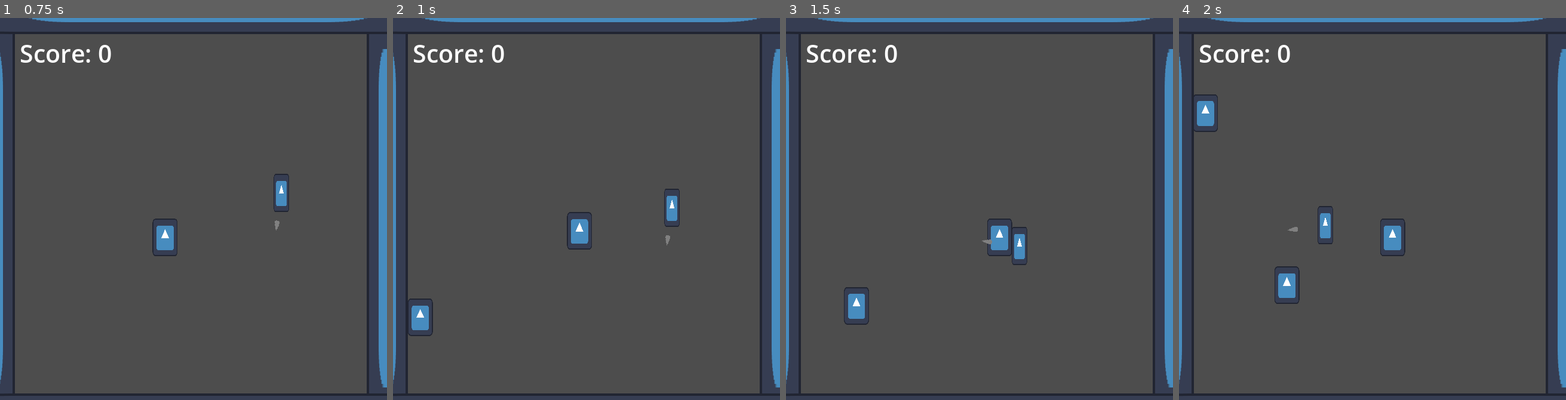
Above: before the commit, frames 1-4 (left to right).
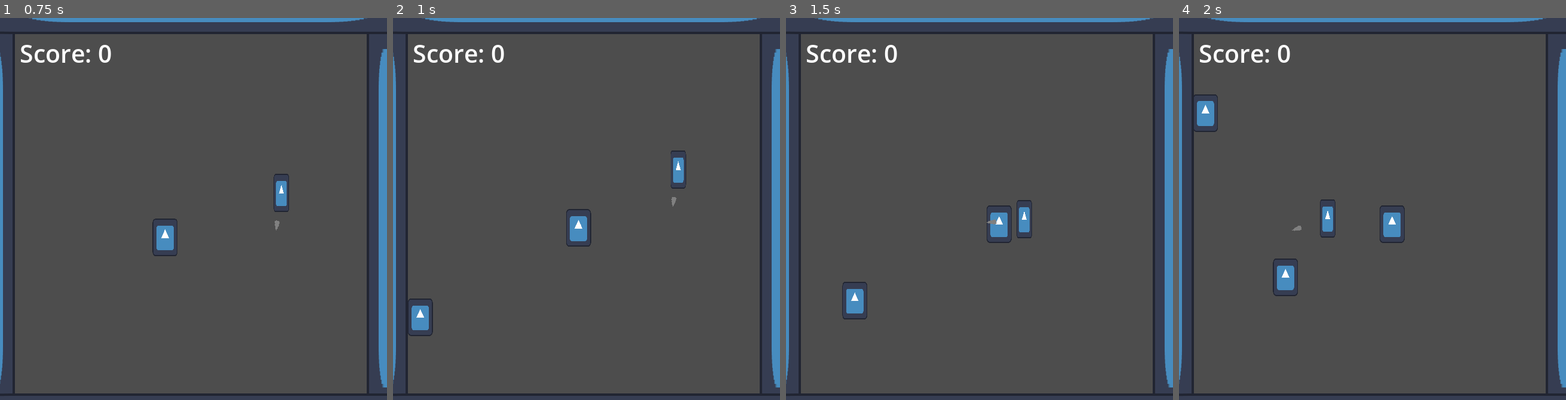
Above: after the commit, the same moments.

Repository: nicanor-jay/Godot-jo_of_Death
Game: Godot game, scene res://main.tscn
Same seed, same stepped clock (60 frames per second), same inputs: the game is played once before the commit and once after it. The engine's default icon, where the game draws it, is replaced by a stand-in: a white triangle on a blue panel in a dark square.
Inputs (mouse positions are in pixels of both pictures, inside the frame that each line leads up to):
- Up to frame 1 (0.75 s): move the mouse to (267, 285) at 0.52 s; click (267, 285) at 0.6 s
- Up to frame 2 (1 s): no input
- Up to frame 3 (1.5 s): move the mouse to (902, 231) at 1.27 s; click (902, 231) at 1.35 s
- Up to frame 4 (2 s): no input

Frame 1 is identical in both runs. In frame 2, 0.7% of the frame differs, in the area x 44-76%, y 34-61%; in frame 3, 1.2%, in the area x 14-64%, y 47-81%; in frame 4, 1.1%.

Commit message:
added recovery after attacks

Diff:
--- a/main.tscn
+++ b/main.tscn
@@ -90,11 +90,15 @@
 shape = SubResource("CircleShape2D_n2hib")
 
 [node name="AttackCooldown" type="Timer" parent="Player"]
-wait_time = 0.5
+wait_time = 0.2
 one_shot = true
 
 [node name="AttackDuration" type="Timer" parent="Player"]
 wait_time = 0.15
+one_shot = true
+
+[node name="AttackRecovery" type="Timer" parent="Player"]
+wait_time = 0.1
 one_shot = true
 
 [node name="MouseDeadZone" type="Area2D" parent="Player"]
@@ -161,6 +165,7 @@
 
 [connection signal="timeout" from="Player/AttackCooldown" to="Player" method="_on_attack_cooldown_timeout"]
 [connection signal="timeout" from="Player/AttackDuration" to="Player" method="_on_attack_duration_timeout"]
+[connection signal="timeout" from="Player/AttackRecovery" to="Player" method="_on_attack_recovery_timeout"]
 [connection signal="mouse_entered" from="Player/MouseDeadZone" to="Player" method="_on_mouse_dead_zone_mouse_entered"]
 [connection signal="mouse_exited" from="Player/MouseDeadZone" to="Player" method="_on_mouse_dead_zone_mouse_exited"]
 [connection signal="area_entered" from="Player/Hitbox" to="Player" method="_on_hitbox_area_entered"]
--- a/player.gd
+++ b/player.gd
@@ -6,22 +6,31 @@
 const DEFAULT_SPEED = 300.0
 const DASH_SPEED = 1500
 const DEFAULT_ATTACK_COOLDOWN = 2.0
+const DEFAULT_RECOVERY_COOLDOWN = 0.2
+const DEFAULT_ATTACK_DURATION = 0.15
+const MULTI_KILL_MODIFIER = 1.5
 
 var can_move = true
 var can_attack = true
 var is_attacking = false
+var is_recovering = false
 var is_dead = false
 var enemies_killed_in_dash = 0
 
 func _ready() -> void:
 	$Hitbox.add_to_group("player")
+	$AttackCooldown.wait_time = DEFAULT_ATTACK_DURATION
 	$AttackCooldown.wait_time = DEFAULT_ATTACK_COOLDOWN
+	$AttackRecovery.wait_time = DEFAULT_RECOVERY_COOLDOWN
 
 func _physics_process(delta: float) -> void:
 
 	if is_dead:
 		# play death animation
 		pass
+
+	if is_recovering:
+		return
 
 	if is_attacking:
 		velocity = dash_direction* DASH_SPEED
@@ -52,15 +61,17 @@
 func _on_attack_duration_timeout() -> void:
 	print("attack finished")
 	is_attacking = false
+	is_recovering = true
 
 	if enemies_killed_in_dash > 0:
-		Events.add_to_score.emit(10 * enemies_killed_in_dash)
-		$AttackCooldown.wait_time = DEFAULT_ATTACK_COOLDOWN / 2
+		Events.add_to_score.emit(10 * enemies_killed_in_dash  * enemies_killed_in_dash)
+		$AttackCooldown.wait_time = DEFAULT_ATTACK_COOLDOWN / 4
 	else:
 		$AttackCooldown.wait_time = DEFAULT_ATTACK_COOLDOWN
 
 	enemies_killed_in_dash = 0
 	$AttackCooldown.start()
+	$AttackRecovery.start()
 
 
 func _on_attack_cooldown_timeout() -> void:
@@ -114,3 +125,8 @@
 			#print("DEATH")
 			get_tree().paused = true
 			queue_free()
+
+
+
+func _on_attack_recovery_timeout() -> void:
+	is_recovering = false
